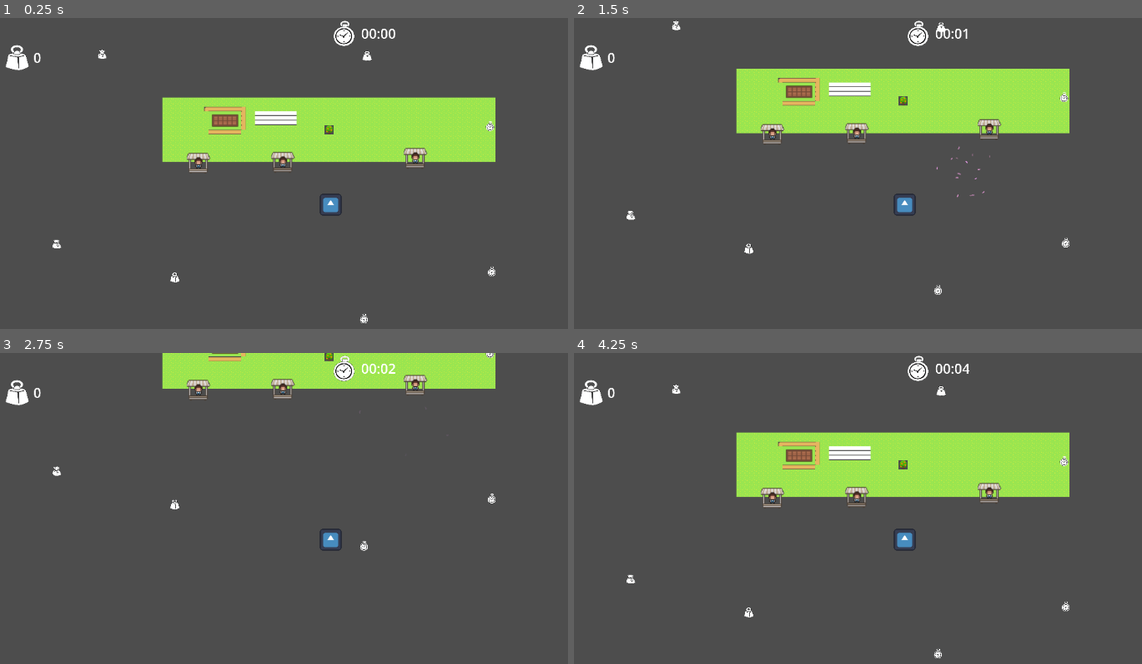
Above: before the commit, frames 1-4 (two rows, left to right).
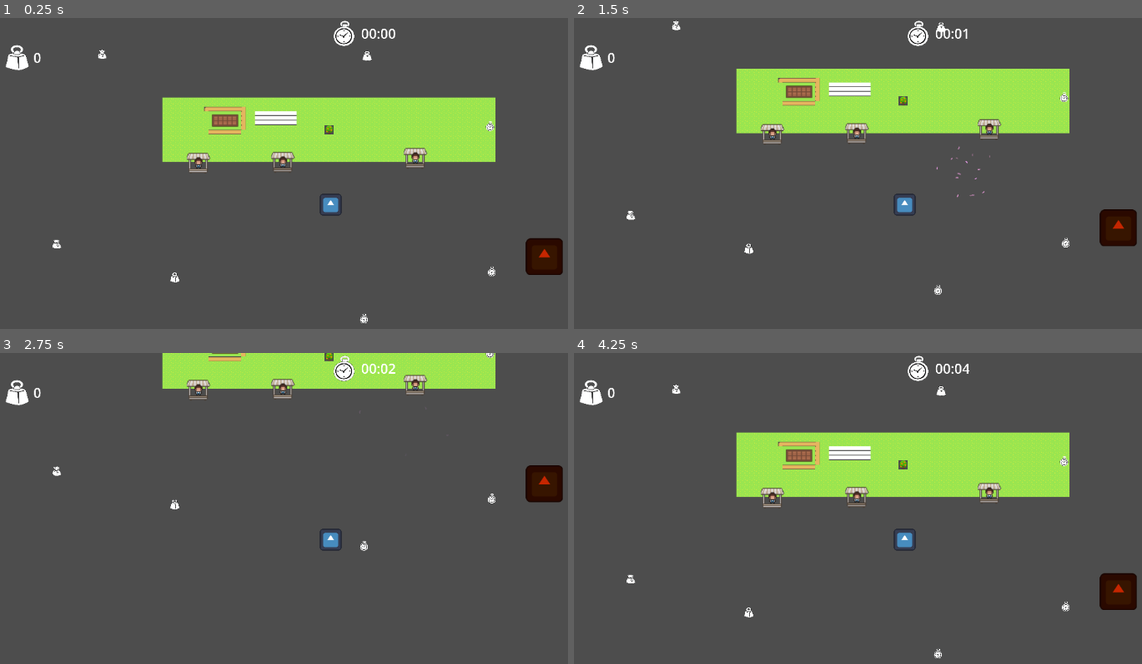
Above: after the commit, the same moments.

Repository: Lu-ni/upsi-jam-6
Game: Godot game, scene res://scenes/MainScene.tscn
Same seed, same stepped clock (60 frames per second), same inputs: the game is played once before the commit and once after it. The engine's default icon, where the game draws it, is replaced by a stand-in: a white triangle on a blue panel in a dark square.
Inputs (mouse positions are in pixels of both pictures, inside the frame that each line leads up to):
- Up to frame 1 (0.25 s): no input
- Up to frame 2 (1.5 s): tap Enter at 0.5 s; move the mouse to (1051, 185) at 0.52 s; hold Right (shop_right) 0.53-1.28 s; tap E (petals) at 0.6 s; tap Down (shop_buy) at 0.77 s; tap Space at 1.25 s; move the mouse to (772, 223) at 1.27 s; hold S (ui_down) from 1.28 s (still down); tap P at 1.35 s
- Up to frame 3 (2.75 s): tap Down (shop_buy) at 1.52 s; move the mouse to (397, 458) at 2.02 s; release S (ui_down) at 2.03 s; hold Right (shop_right) from 2.03 s (still down); tap X at 2.1 s
- Up to frame 4 (4.25 s): tap Enter at 2.75 s; move the mouse to (869, 614) at 2.77 s; release Right (shop_right) at 2.78 s; hold W (ui_up) 2.78-3.53 s; tap R at 2.85 s; tap Down (shop_buy) at 3.02, 3.77 s; move the mouse to (1102, 595) at 3.52 s; hold Left (shop_left) from 3.53 s (still down); tap E (petals) at 3.6 s

The runs differ from the first frame. In frame 1, 0.8% of the frame differs, in the area x 92-100%, y 70-83%; in frame 2, 0.8%, in the area x 92-100%, y 61-74%; in frame 3, 0.8%; in frame 4, 0.8%.

Commit message:
Added base garbage scene

Diff:
--- a/globals/PlayerInfo.gd
+++ b/globals/PlayerInfo.gd
@@ -7,6 +7,7 @@
 # Called when the node enters the scene tree for the first time.
 func _ready() -> void:
 	Signals.pick_up.connect(add_item_to_inventory)
+	Signals.throw.connect(remove_item_from_inventory)
 
 
 # Called every frame. 'delta' is the elapsed time since the previous frame.
@@ -15,3 +16,9 @@
 
 func add_item_to_inventory(item: Item):
 	inventory.append(item)
+
+func remove_item_from_inventory(item: Item):
+	for i in inventory:
+		if i == item:
+			inventory.erase(i)
+			return
--- a/globals/Signals.gd
+++ b/globals/Signals.gd
@@ -2,4 +2,5 @@
 
 # EXAMPLES
 signal pick_up (item: Item)
+signal throw (item: Item)
 signal times_up
--- /dev/null
+++ b/scenes/HeapOfGarbage.tscn
@@ -0,0 +1,14 @@
+[gd_scene format=3 uid="uid://cxmshivhhmjok"]
+
+[ext_resource type="Script" uid="uid://cv6ffmclkd5as" path="res://scripts/heap_of_garbage.gd" id="1_t85yp"]
+[ext_resource type="Texture2D" uid="uid://t17t3iqkesbp" path="res://icon.svg" id="2_p8a1b"]
+
+[node name="HeapOfGarbage" type="Node2D" unique_id=1990489062]
+script = ExtResource("1_t85yp")
+pickup_range = 354
+
+[node name="Sprite2D" type="Sprite2D" parent="." unique_id=1134839819]
+modulate = Color(0.7765925, 0.14888993, 9.62615e-08, 1)
+texture = ExtResource("2_p8a1b")
+
+[node name="Node2D" type="Node2D" parent="." unique_id=360328542]
--- a/scenes/MainScene.tscn
+++ b/scenes/MainScene.tscn
@@ -4,6 +4,7 @@
 [ext_resource type="PackedScene" uid="uid://bxbwud5tu2yaq" path="res://scenes/Player.tscn" id="1_echbf"]
 [ext_resource type="PackedScene" uid="uid://cu0s3kerks1jj" path="res://scenes/Drop.tscn" id="2_ibiss"]
 [ext_resource type="PackedScene" uid="uid://b8426ip26j4iu" path="res://scenes/Shop.tscn" id="3_c6dvc"]
+[ext_resource type="PackedScene" uid="uid://cxmshivhhmjok" path="res://scenes/HeapOfGarbage.tscn" id="5_k24pf"]
 
 [sub_resource type="TileSetAtlasSource" id="TileSetAtlasSource_k24pf"]
 texture = ExtResource("1_611at")
@@ -212,3 +213,6 @@
 
 [node name="Shop" parent="." unique_id=1649543323 instance=ExtResource("3_c6dvc")]
 position = Vector2(458, -14)
+
+[node name="HeapOfGarbage" parent="." unique_id=1990489062 instance=ExtResource("5_k24pf")]
+position = Vector2(904, 329)
--- /dev/null
+++ b/scripts/heap_of_garbage.gd
@@ -0,0 +1,63 @@
+extends Node2D
+
+@export var pickup_range: int
+@export var cooldown: int = 1000
+
+var timer: int = cooldown
+
+var player: Node2D
+var bin_pos: Node2D
+var trash: Array[Sprite2D] = []
+
+func _process(delta: float) -> void:
+	timer -= delta * 1000
+	if player == null:
+		get_player()
+		return
+	if timer <= 0:
+		if is_in_range():
+			remove_player_loot()
+			timer = cooldown
+
+func is_in_range() -> bool:
+	var to_target := player.global_position - global_position
+	var dist := to_target.length()
+	return dist <= pickup_range
+
+func get_player():
+	player = get_tree().get_first_node_in_group("player")
+
+func remove_player_loot():
+	if player == null or PlayerInfo.inventory.size() <= 0:
+		return
+
+	var sprite: Sprite2D = Sprite2D.new()
+	sprite.texture = PlayerInfo.inventory[0].texture
+	sprite.scale = Vector2.ONE * 0.25
+
+	get_parent().add_child(sprite)
+
+	Signals.throw.emit(PlayerInfo.inventory[0])
+
+	sprite.global_position = player.global_position
+
+	trash.append(sprite)
+
+	var tween := create_tween()
+
+	tween.tween_property(
+		sprite,
+		"global_position",
+		global_position,
+		0.5
+	).set_trans(Tween.TRANS_QUAD).set_ease(Tween.EASE_OUT)
+
+	# spin while moving
+	tween.parallel().tween_property(
+		sprite,
+		"rotation_degrees",
+		720.0, # two full spins
+		0.5
+	)
+
+	tween.tween_callback(sprite.queue_free)
--- a/scripts/hud.gd
+++ b/scripts/hud.gd
@@ -2,7 +2,8 @@
 
 func _ready() -> void:
 	clear_inventory_display()
-	Signals.pick_up.connect(on_pickup)
+	Signals.pick_up.connect(on_item_change)
+	Signals.throw.connect(on_item_change)
 
 func _process(delta: float) -> void:
 	GameInfo.time_used += delta
@@ -53,7 +54,7 @@
 
 	return "%02d:%02d" % [minutes, seconds]# milliseconds]
 
-func on_pickup(item):
+func on_item_change(item):
 	clear_inventory_display()
 	display_inventory()
 	display_item_info()
Not shown, added: scripts/heap_of_garbage.gd.uid
